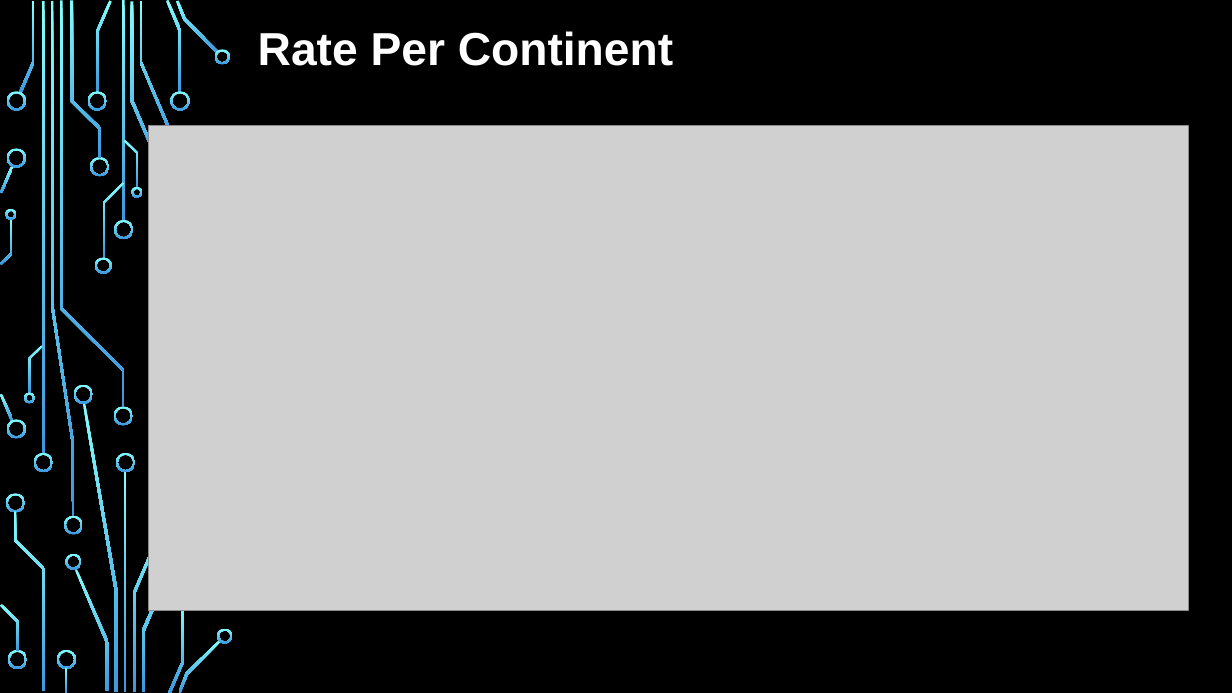
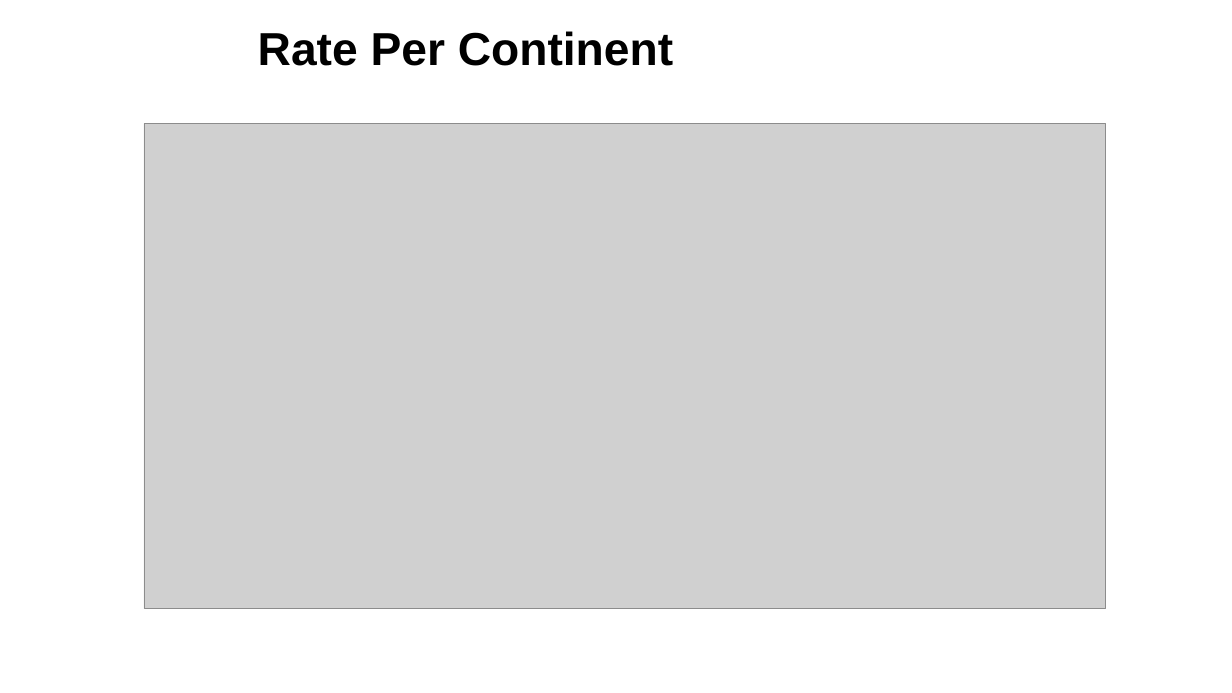
Before and after one commit to mguner-data/Global_Suicide_Data_Analysis, a slide deck: slide 6 of AL_Final_Presentation.pptx (slide 5 before the commit). Drawn at 1232x693 pixels with LibreOffice and Linux fonts; fonts in the diff are those of the drawing; grey boxes stand for pictures; background and template pictures are left out. Boxes give left, top, right and bottom in pixels: in the first picture for what was removed or moved away, otherwise in the second. Text is boxed around its words. In the diff, an @@ line names an element or a change of style, - is before the commit and + after.

```diff
--- a/AL_Final_Presentation.pptx
+++ b/AL_Final_Presentation.pptx
@@ background picture (left out) to #FFFFFF @@
@@ text "Rate Per Continent" at [258, 31, 673, 66]: text colour #FFFFFF to #000000 @@
@@ picture: place and size @@
-picture at [149, 126, 1189, 611]
+picture at [144, 124, 1106, 609]
@@ group removed at [0, 0, 233, 693]: 45 freeform shapes, 4 rectangles @@
```
Also in this commit, not shown: 8 other slides changed, 2 slides added.
